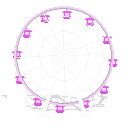
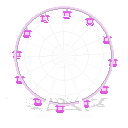
Revision of a layered (128, 128) image; what changed, layer by layer:
painted on "Layer 5" over [2, 95, 108, 98]
